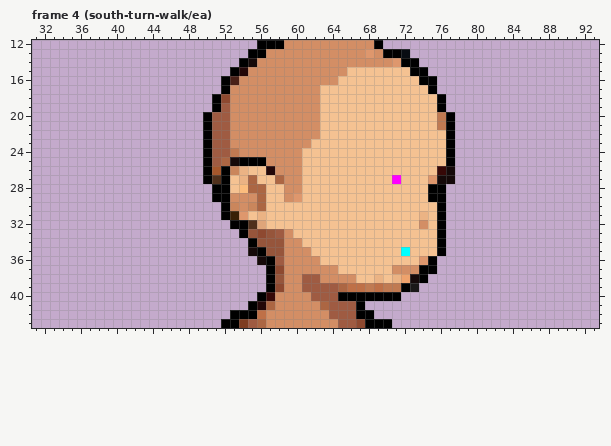
File history of a pixel-art file, apps/cheliki/public/characters/paper-doll-128/base.aseprite. Above is the file before it was changed.
128x128 pixels, 53 frames. Colours within 5 levels of each other are drawn and written as one. Shown: frame 4 (south-turn-walk/ea): x 31..93, y 12..43. The commit also changed other frames or places, which this record leaves out.
Now the later version:
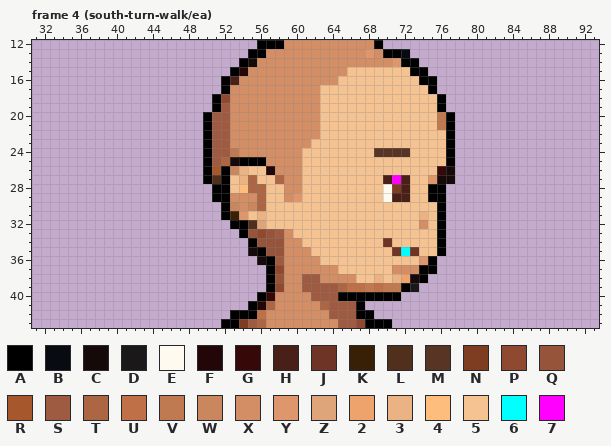
Palette (. is transparent): A #000000  B #080c12  C #150909  D #1a1818  E #fffaf0  F #230708  G #360807  H #492017  J #6e3426  K #382006  L #50301c  M #583424  N #7e3d21  P #8e4930  Q #96553b  R #a6572c  S #9f5b42  T #ac6643  U #bf7047  V #c07a52  W #ca865c  X #d38e65  Y #de976d  Z #dfa57a  2 #eea26c  3 #ebb384  4 #fcbd7d  5 #f5c292  6 #00ffff  7 #ff00ff
The edit:
Changed rows in their new state; - is an unchanged pixel.
Frame 4 (south-turn-walk/ea), layer "face preview":
first column x 69:
24 MMMM
27 -H-H
28 -ENH
29 -EHH
first column x 70:
34 J---
35 -J-J
Boxes around the changes in both pictures, in picture pixels (x1, y1, x2, y2):
changed: (374, 148, 410, 202)
changed: (383, 238, 419, 256)
